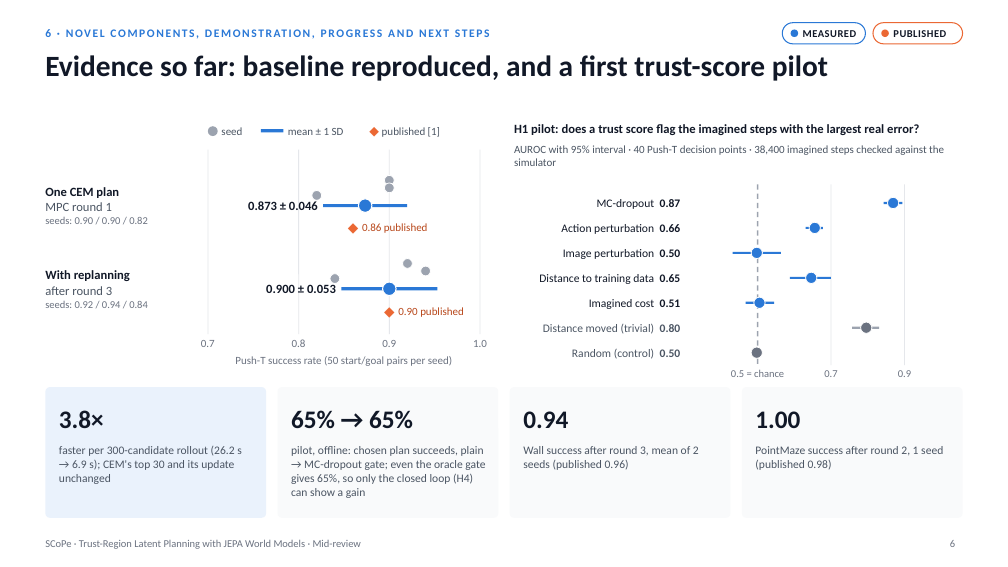
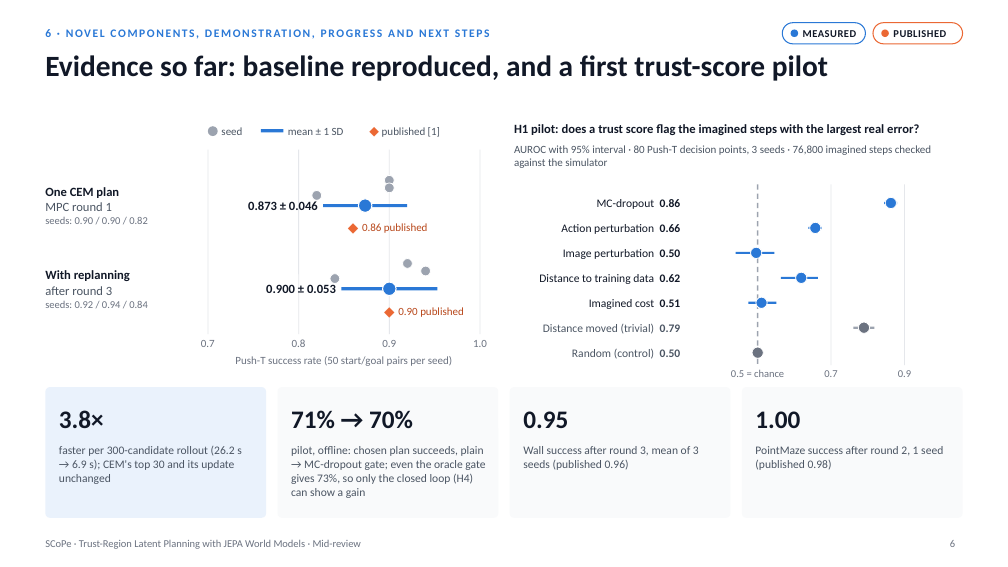
Before and after one commit to AayuShen/scope-mid-review, a slide deck: slide 6 of SCoPe_mid_review.pptx. Drawn at 1008x567 pixels with LibreOffice and Linux fonts; fonts in the diff are those of the drawing. Boxes give left, top, right and bottom in pixels: in the first picture for what was removed or moved away, otherwise in the second. Text is boxed around its words. In the diff, an @@ line names an element or a change of style, - is before the commit and + after.

Commit message:
Final report (IEEE paper); H1 pilot over 3 seeds; Wall over 3 seeds

```diff
--- a/SCoPe_mid_review.pptx
+++ b/SCoPe_mid_review.pptx
@@ text at box(514, 145, 931, 168): text changed @@
-AUROC with 95% interval · 40 Push-T decision points · 38,400 imagined steps checked against the simulator
+AUROC with 95% interval · 80 Push-T decision points, 3 seeds · 76,800 imagined steps checked against the simulator
@@ text at box(597, 199, 681, 209): text changed @@
-MC-dropout 0.87
+MC-dropout 0.86
@@ line moved from (884, 203) - (903, 203) to (885, 203) - (898, 203) @@
@@ line moved from (733, 253) - (781, 253) to (736, 253) - (774, 253) @@
@@ text at box(539, 274, 681, 284): text changed @@
-Distance to training data 0.65
+Distance to training data 0.62
@@ line moved from (790, 278) - (831, 278) to (781, 278) - (818, 278) @@
@@ ellipse: place and size @@
-ellipse at box(806, 272, 817, 284)
+ellipse at box(796, 272, 807, 284)
@@ text at box(543, 324, 681, 334): text changed @@
-Distance moved (trivial) 0.80
+Distance moved (trivial) 0.79
@@ line moved from (746, 302) - (774, 302) to (749, 302) - (777, 302) @@
@@ line moved from (852, 327) - (879, 327) to (854, 327) - (875, 327) @@
@@ text at box(291, 410, 413, 429): text changed @@
-65% → 65%
+71% → 70%
@@ text at box(523, 411, 568, 428): text changed @@
-0.94
+0.95
@@ text at box(291, 446, 485, 498): text changed @@
-pilot, offline: chosen plan succeeds, plain → MC-dropout gate; even the oracle gate gives 65%, so only the closed loop (H4) can show a gain
+pilot, offline: chosen plan succeeds, plain → MC-dropout gate; even the oracle gate gives 73%, so only the closed loop (H4) can show a gain
```
Also in this commit, not shown: 2 other slides changed, 11 other files.
